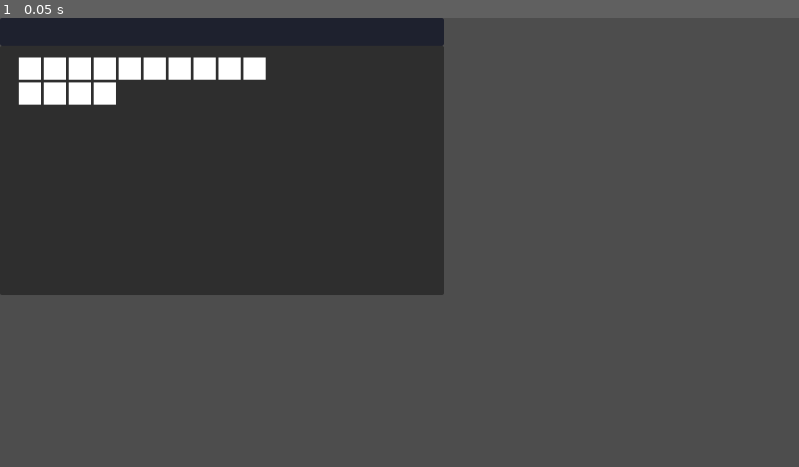
Above: before the commit, frame 1.
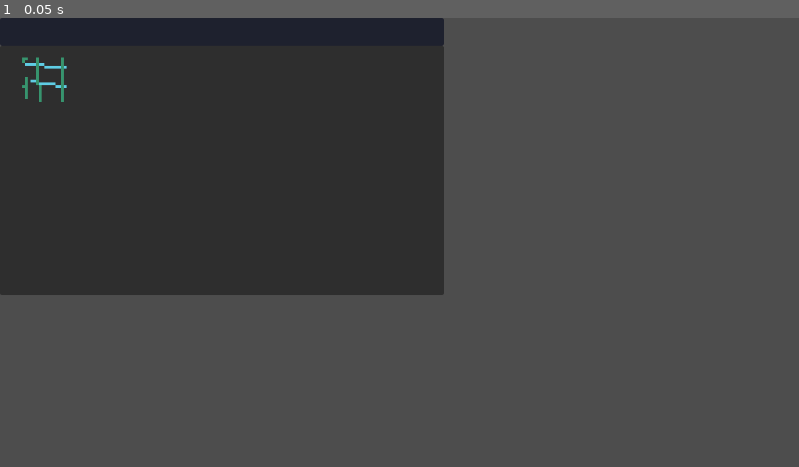
Above: after the commit, the same moment.

Repository: Megameca04/Proyecto-VirOS
Game: Godot game, scene res://Ventana.tscn
Two runs of this game, one before a commit and one after it. Both use one fixed random seed, a clock stepped at 60 frames per second and the inputs below. The project has no main scene, so this scene is started directly.
Inputs:
- Up to frame 1 (0.05 s): no input

The runs differ from the first frame. In frame 1, 2.1% of the frame differs, in the area x 2-34%, y 8-20%.

Commit message:
Ventanas funcionales dentro del juego

Diff:
--- /dev/null
+++ b/Proyecto Archivos/Escritorio.tscn
@@ -0,0 +1,35 @@
+[gd_scene load_steps=3 format=3 uid="uid://dssj3r76nyg07"]
+
+[ext_resource type="Texture2D" uid="uid://bwgc11jg5r8lh" path="res://fondoor.png" id="1_gagr4"]
+[ext_resource type="PackedScene" uid="uid://dk2wj8bmajkf0" path="res://Ventana.tscn" id="2_ifw5m"]
+
+[node name="Escritorio" type="Control"]
+layout_mode = 3
+anchors_preset = 15
+anchor_right = 1.0
+anchor_bottom = 1.0
+grow_horizontal = 2
+grow_vertical = 2
+
+[node name="TextureRect" type="TextureRect" parent="."]
+layout_mode = 1
+anchors_preset = 15
+anchor_right = 1.0
+anchor_bottom = 1.0
+grow_horizontal = 2
+grow_vertical = 2
+texture = ExtResource("1_gagr4")
+expand_mode = 5
+stretch_mode = 6
+
+[node name="Control" parent="." instance=ExtResource("2_ifw5m")]
+offset_left = 204.0
+offset_top = 99.0
+offset_right = 844.0
+offset_bottom = 499.0
+
+[node name="Control2" parent="." instance=ExtResource("2_ifw5m")]
+offset_left = 450.0
+offset_top = 165.0
+offset_right = 1090.0
+offset_bottom = 565.0
--- /dev/null
+++ b/Proyecto Archivos/Ventana.gd
@@ -0,0 +1,18 @@
+extends Control
+
+var on_top_bar := false
+var offset := Vector2.ZERO
+
+func _process(delta):
+	if on_top_bar:
+		if Input.is_action_pressed("l_click"):
+			global_position = get_global_mouse_position() - offset
+		else:
+			offset = get_local_mouse_position()
+
+func _on_barra_titulo_mouse_entered():
+	on_top_bar = true
+
+func _on_barra_titulo_mouse_exited():
+	on_top_bar = false
+	offset = Vector2.ZERO
--- a/Proyecto Archivos/Ventana.tscn
+++ b/Proyecto Archivos/Ventana.tscn
@@ -1,4 +1,7 @@
-[gd_scene format=3 uid="uid://dk2wj8bmajkf0"]
+[gd_scene load_steps=3 format=3 uid="uid://dk2wj8bmajkf0"]
+
+[ext_resource type="Script" path="res://Ventana.gd" id="1_tgup3"]
+[ext_resource type="Texture2D" uid="uid://cbt3hv7tyubn4" path="res://prueba.png" id="2_hedty"]
 
 [node name="Control" type="Control"]
 custom_minimum_size = Vector2(200, 200)
@@ -6,13 +9,15 @@
 anchors_preset = 0
 offset_right = 640.0
 offset_bottom = 400.0
+script = ExtResource("1_tgup3")
 
-[node name="Parte Superior" type="Panel" parent="."]
+[node name="Barra_titulo" type="Panel" parent="."]
 modulate = Color(0, 0.141176, 1, 1)
 layout_mode = 1
 anchors_preset = -1
 anchor_right = 1.0
 anchor_bottom = 0.1
+mouse_default_cursor_shape = 2
 
 [node name="Parte Inferior" type="Panel" parent="."]
 layout_mode = 1
@@ -25,6 +30,7 @@
 
 [node name="GridContainer" type="GridContainer" parent="Parte Inferior"]
 custom_minimum_size = Vector2(150, 150)
+layout_direction = 1
 layout_mode = 1
 anchors_preset = -1
 anchor_left = 0.042
@@ -37,60 +43,16 @@
 offset_bottom = 0.0169983
 grow_horizontal = 2
 grow_vertical = 2
-columns = 10
+columns = 8
 
-[node name="ColorRect" type="ColorRect" parent="Parte Inferior/GridContainer"]
-custom_minimum_size = Vector2(32, 32)
+[node name="TextureRect" type="TextureRect" parent="Parte Inferior/GridContainer"]
+texture_filter = 1
+custom_minimum_size = Vector2(16, 64)
 layout_mode = 2
+size_flags_horizontal = 3
+texture = ExtResource("2_hedty")
+expand_mode = 3
+stretch_mode = 5
 
-[node name="ColorRect2" type="ColorRect" parent="Parte Inferior/GridContainer"]
-custom_minimum_size = Vector2(32, 32)
-layout_mode = 2
-
-[node name="ColorRect3" type="ColorRect" parent="Parte Inferior/GridContainer"]
-custom_minimum_size = Vector2(32, 32)
-layout_mode = 2
-
-[node name="ColorRect4" type="ColorRect" parent="Parte Inferior/GridContainer"]
-custom_minimum_size = Vector2(32, 32)
-layout_mode = 2
-
-[node name="ColorRect5" type="ColorRect" parent="Parte Inferior/GridContainer"]
-custom_minimum_size = Vector2(32, 32)
-layout_mode = 2
-
-[node name="ColorRect6" type="ColorRect" parent="Parte Inferior/GridContainer"]
-custom_minimum_size = Vector2(32, 32)
-layout_mode = 2
-
-[node name="ColorRect7" type="ColorRect" parent="Parte Inferior/GridContainer"]
-custom_minimum_size = Vector2(32, 32)
-layout_mode = 2
-
-[node name="ColorRect8" type="ColorRect" parent="Parte Inferior/GridContainer"]
-custom_minimum_size = Vector2(32, 32)
-layout_mode = 2
-
-[node name="ColorRect9" type="ColorRect" parent="Parte Inferior/GridContainer"]
-custom_minimum_size = Vector2(32, 32)
-layout_mode = 2
-
-[node name="ColorRect10" type="ColorRect" parent="Parte Inferior/GridContainer"]
-custom_minimum_size = Vector2(32, 32)
-layout_mode = 2
-
-[node name="ColorRect11" type="ColorRect" parent="Parte Inferior/GridContainer"]
-custom_minimum_size = Vector2(32, 32)
-layout_mode = 2
-
-[node name="ColorRect12" type="ColorRect" parent="Parte Inferior/GridContainer"]
-custom_minimum_size = Vector2(32, 32)
-layout_mode = 2
-
-[node name="ColorRect13" type="ColorRect" parent="Parte Inferior/GridContainer"]
-custom_minimum_size = Vector2(32, 32)
-layout_mode = 2
-
-[node name="ColorRect14" type="ColorRect" parent="Parte Inferior/GridContainer"]
-custom_minimum_size = Vector2(32, 32)
-layout_mode = 2
+[connection signal="mouse_entered" from="Barra_titulo" to="." method="_on_barra_titulo_mouse_entered"]
+[connection signal="mouse_exited" from="Barra_titulo" to="." method="_on_barra_titulo_mouse_exited"]
--- /dev/null
+++ b/Proyecto Archivos/fondoor.tscn
@@ -0,0 +1,8 @@
+[gd_scene load_steps=2 format=3 uid="uid://b7b7xqkrcwdg3"]
+
+[ext_resource type="Texture2D" uid="uid://bwgc11jg5r8lh" path="res://fondoor.png" id="1_hesbh"]
+
+[node name="Fondoor" type="Sprite2D"]
+position = Vector2(575, 325)
+scale = Vector2(0.71875, 0.8125)
+texture = ExtResource("1_hesbh")
--- a/Proyecto Archivos/project.godot
+++ b/Proyecto Archivos/project.godot
@@ -13,3 +13,11 @@
 config/name="Proyecto Archivos"
 config/features=PackedStringArray("4.2", "Forward Plus")
 config/icon="res://icon.svg"
+
+[input]
+
+l_click={
+"deadzone": 0.5,
+"events": [Object(InputEventMouseButton,"resource_local_to_scene":false,"resource_name":"","device":-1,"window_id":0,"alt_pressed":false,"shift_pressed":false,"ctrl_pressed":false,"meta_pressed":false,"button_mask":0,"position":Vector2(0, 0),"global_position":Vector2(0, 0),"factor":1.0,"button_index":1,"canceled":false,"pressed":false,"double_click":false,"script":null)
+]
+}
Binary file added: Proyecto Archivos/fondoor.png
Not shown, added: Proyecto Archivos/fondoor.png.import
Binary file added: Proyecto Archivos/prueba.png
Not shown, added: Proyecto Archivos/prueba.png.import
